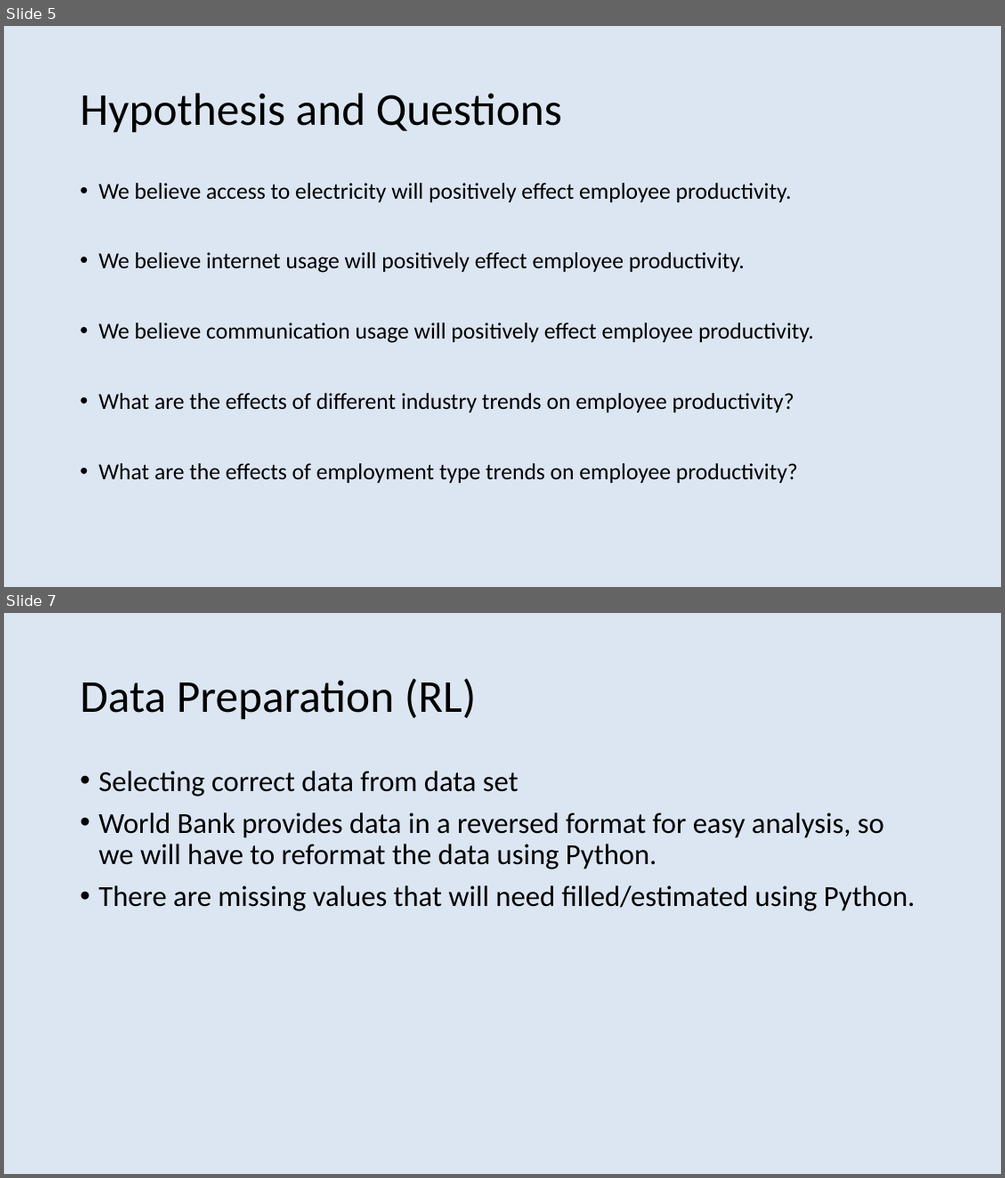
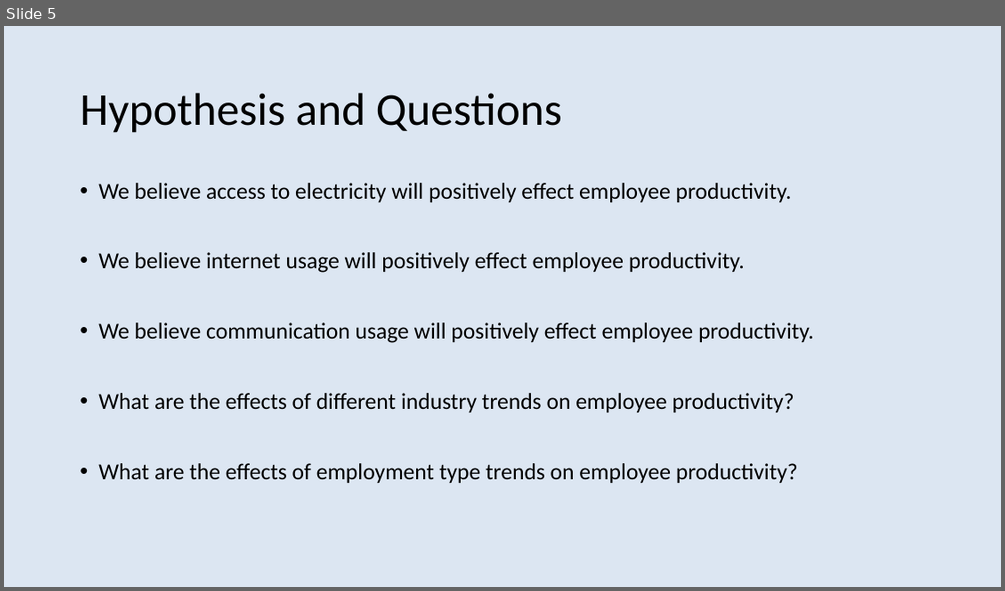
Before and after one commit to dustinak80/Information-Visualization, a slide deck: Project/Project Proposal.pptx. Shown one above the other, each under a label of ours: slides 5 and 7 before the commit, slide 5 after it; the slides between them are not shown. The pictures are 1005x1178 and 1005x591 pixels, drawn with LibreOffice and Linux fonts; fonts in the diff are those of the drawing. Boxes give left, top, right and bottom in pixels: in the first picture for what was removed or moved away, otherwise in the second. Text is boxed around its words. In the diff, an @@ line names an element or a change of style, - is before the commit and + after.

```diff
--- a/Project/Project Proposal.pptx
+++ b/Project/Project Proposal.pptx
@@ slide 7 removed at (4, 613, 1001, 1174), background #DCE6F2 @@
@@ title removed at (80, 678, 477, 720) @@
-Data Preparation (RL)
@@ text removed at (98, 771, 914, 911) @@
-• Selecting correct data from data set
-• World Bank provides data in a reversed format for easy analysis, so we will have to reformat the data using Python.
-• There are missing values that will need filled/estimated using Python.
```
Also in this commit, not shown: 2 slides changed, 2 slides added.
